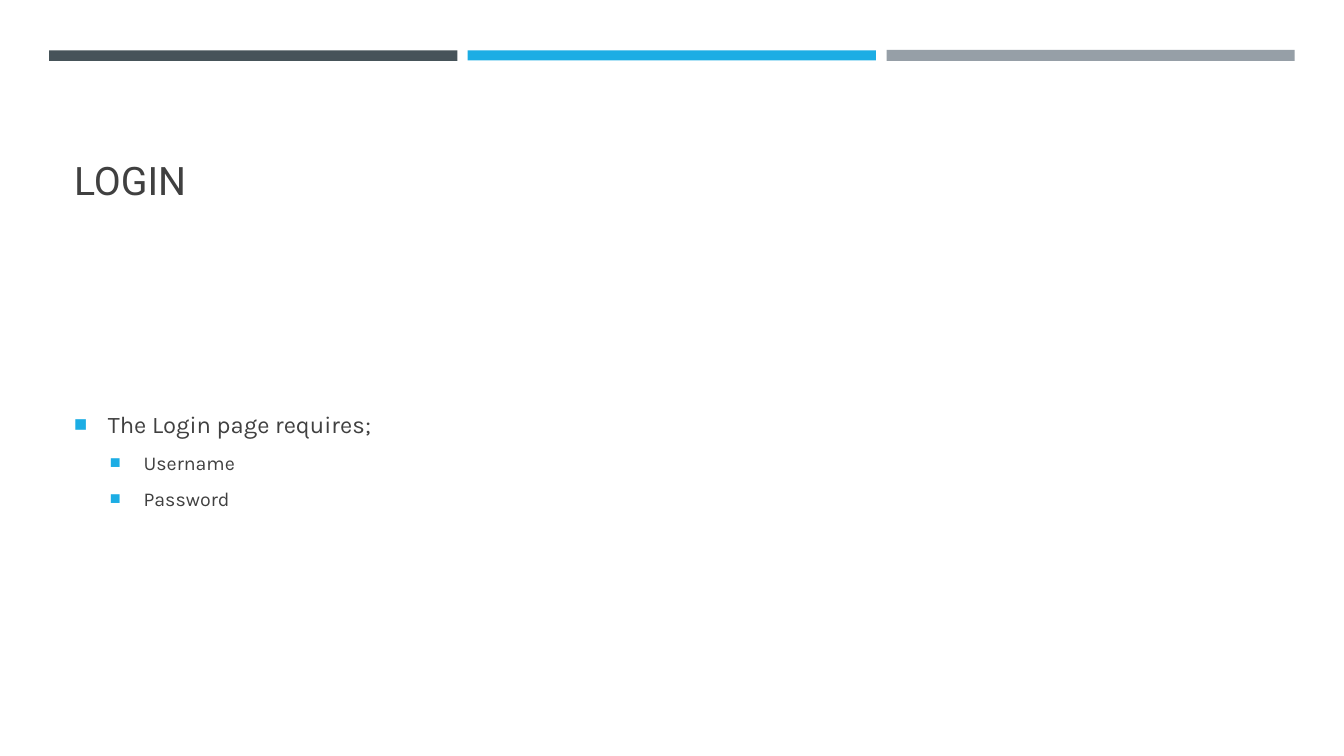
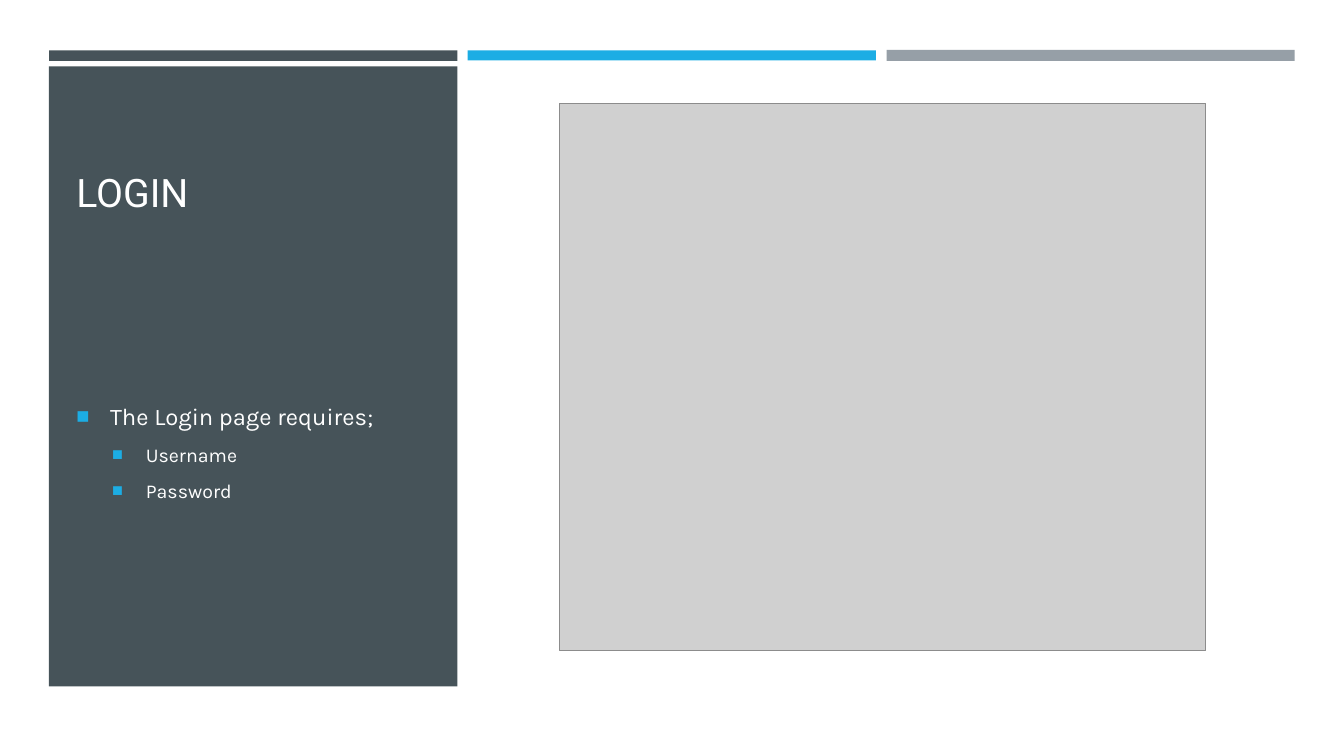
Before and after one commit to KershawK5646/CapstoneProject, a slide deck: slide 10 of Design Docs/Maker Space.pptx (slide 7 before the commit). Drawn at 1344x756 pixels with LibreOffice and Linux fonts; fonts in the diff are those of the drawing; grey boxes stand for pictures. Boxes give left, top, right and bottom in pixels: in the first picture for what was removed or moved away, otherwise in the second. Text is boxed around its words. In the diff, an @@ line names an element or a change of style, - is before the commit and + after.

Commit message:
Update Maker Space.pptx
Maker Space powerpoint now has screenshots

```diff
--- a/Design Docs/Maker Space.pptx
+++ b/Design Docs/Maker Space.pptx
@@ background #FFFFFF to #000000 @@
@@ rectangle added at <box>0,0,1344,756</box>, fill #FFFFFF @@
@@ rectangle added at <box>48,67,457,687</box>, fill #465359 @@
@@ title "LOGIN" at <box>76,178,188,208</box>: text colour #404040 to #FFFFFF @@
@@ picture added at <box>560,103,1206,650</box> @@
@@ text "The Login page requires;": place and size @@
-text "The Login page requires;" at <box>108,416,371,506</box>
+text "The Login page requires;" at <box>110,408,373,498</box>
@@ text "The Login page requires;" at <box>110,408,373,498</box>: text colour #404040 to #FFFFFF @@
```
Also in this commit, not shown: 11 other slides changed, 3 slides added, 1 slide removed.
